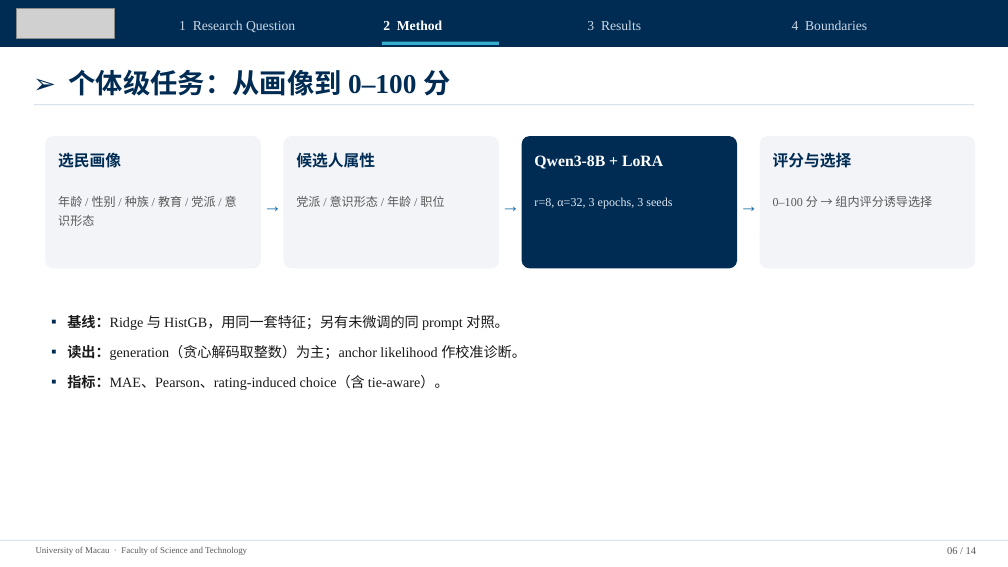
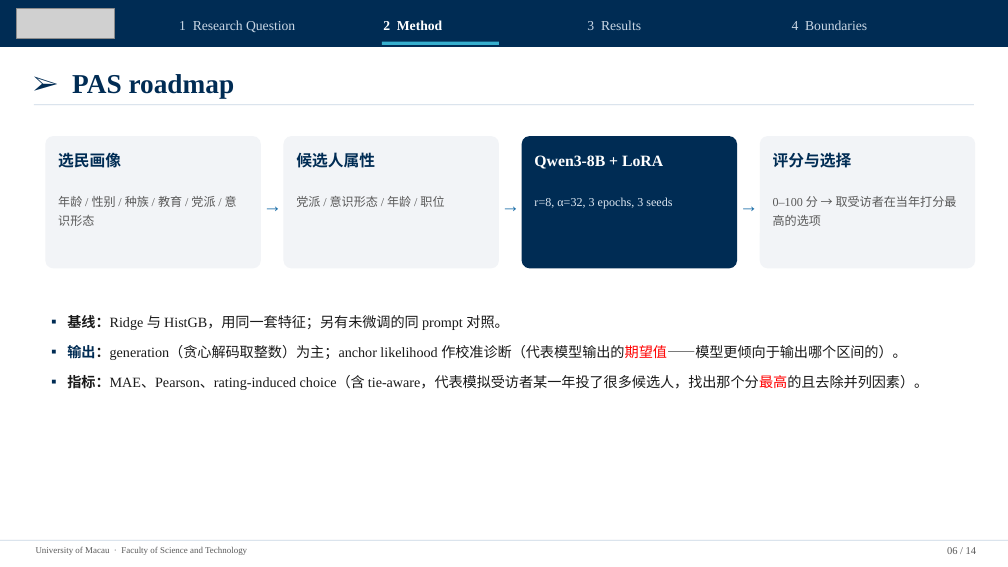
Before and after one commit to gyro-zpl/fas_pro, a slide deck: slide 6 of docs/04_论文稿件/导师阶段汇报_UMAC_2026-11-23.pptx. Drawn at 1008x567 pixels with LibreOffice and Linux fonts; fonts in the diff are those of the drawing; grey boxes stand for pictures. Boxes give left, top, right and bottom in pixels: in the first picture for what was removed or moved away, otherwise in the second. Text is boxed around its words. In the diff, an @@ line names an element or a change of style, - is before the commit and + after.

```diff
--- a/docs/04_论文稿件/导师阶段汇报_UMAC_2026-11-23.pptx
+++ b/docs/04_论文稿件/导师阶段汇报_UMAC_2026-11-23.pptx
@@ text at [72,74,235,98]: text changed @@
-➢ 个体级任务：从画像到 0–100 分
+➢ PAS roadmap
@@ text at [773,196,957,226]: text changed @@
-0–100 分 → 组内评分诱导选择
+0–100 分 → 取受访者在当年打分最高的选项
@@ text at [67,345,928,390]: text changed @@
-▪ 读出：generation（贪心解码取整数）为主；anchor likelihood 作校准诊断。
-▪ 指标：MAE、Pearson、rating-induced choice（含 tie-aware）。
+▪ 输出：generation（贪心解码取整数）为主；anchor likelihood 作校准诊断（代表模型输出的期望值——模型更倾向于输出哪个区间的）。
+▪ 指标：MAE、Pearson、rating-induced choice（含 tie-aware，代表模拟受访者某一年投了很多候选人，找出那个分最高的且去除并列因素）。
```
Also in this commit, not shown: 12 other slides changed, 1 slide added, 1 slide removed, 5 other files.
